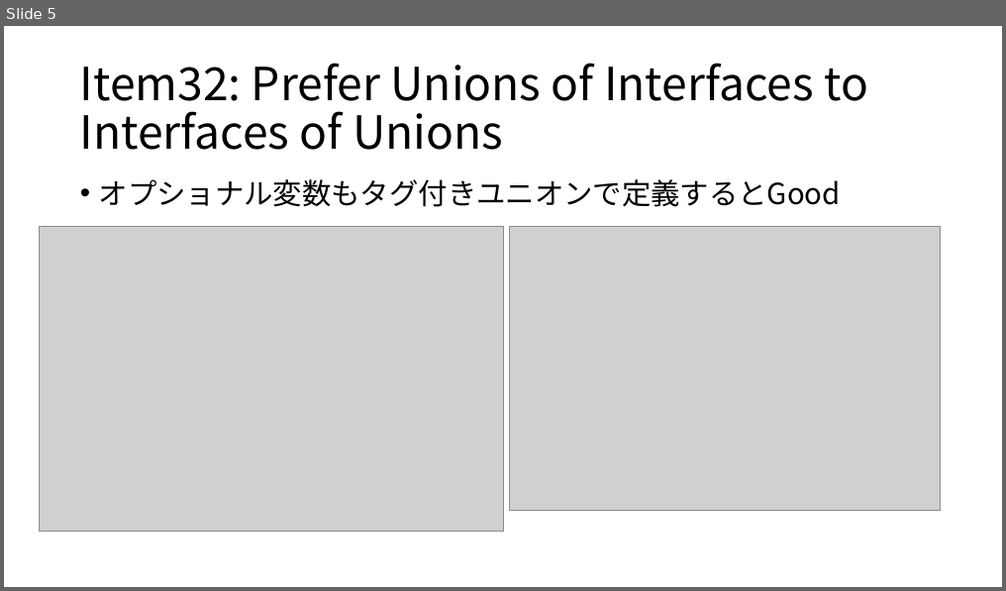
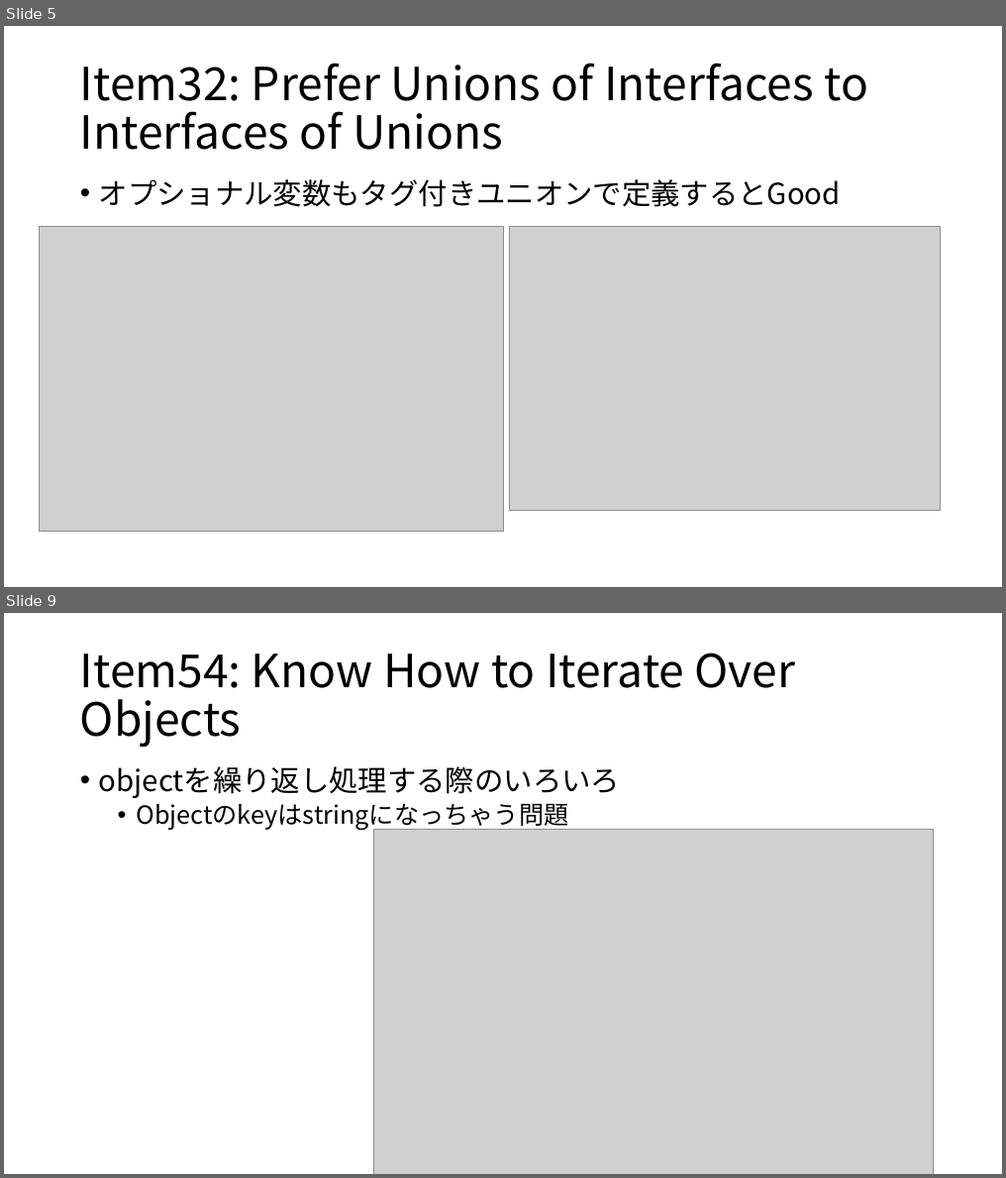
Before and after one commit to tomoyanp/document, a slide deck: 勉強会2.pptx. Shown one above the other, each under a label of ours: slide 5 before the commit, slides 5 and 9 after it; the slides between them are not shown. The pictures are 1006x591 and 1006x1178 pixels, drawn with LibreOffice and Linux fonts; fonts in the diff are those of the drawing; grey boxes stand for pictures. Boxes give left, top, right and bottom in pixels: in the first picture for what was removed or moved away, otherwise in the second. Text is boxed around its words. In the diff, an @@ line names an element or a change of style, - is before the commit and + after.

```diff
--- a/勉強会2.pptx
+++ b/勉強会2.pptx
@@ slide 9 added at (x1=4, y1=613, x2=1002, y2=1174), background #FFFFFF @@
@@ title added at (x1=80, y1=653, x2=796, y2=747), 44 pt, text #000000 @@
+Item54: Know How to Iterate Over Objects
@@ text added at (x1=99, y1=766, x2=620, y2=831), 24 pt, text #000000 @@
+• objectを繰り返し処理する際のいろいろ
+  • Objectのkeyはstringになっちゃう問題
@@ picture added at (x1=374, y1=830, x2=934, y2=1174) @@
```
Also in this commit, not shown: 8 other slides added.
